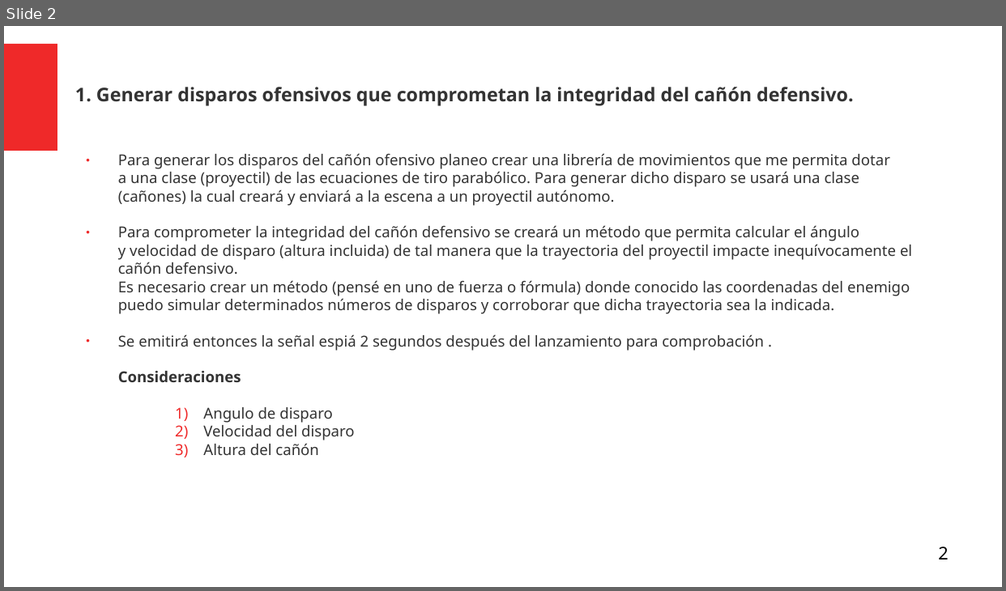
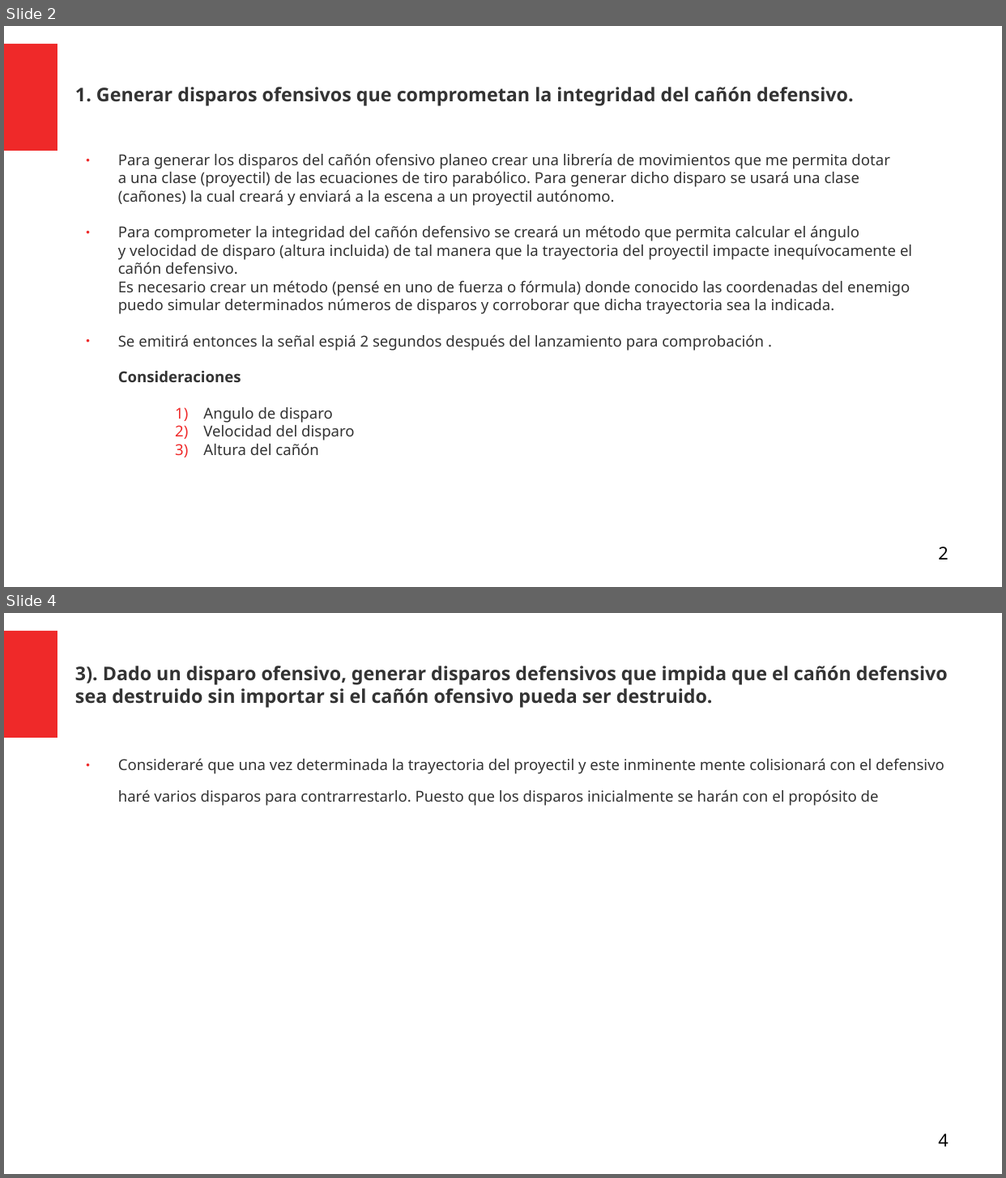
Before and after one commit to Julian-guillermo-zapata-rugeles/parcial-3, a slide deck: Analisis_Problema_Editable.odp. Shown one above the other, each under a label of ours: slide 2 before the commit, slides 2 and 4 after it; the slides between them are not shown. The pictures are 1006x591 and 1006x1178 pixels, drawn with LibreOffice and Linux fonts; fonts in the diff are those of the drawing. Boxes give left, top, right and bottom in pixels: in the first picture for what was removed or moved away, otherwise in the second. Text is boxed around its words. In the diff, an @@ line names an element or a change of style, - is before the commit and + after.

```diff
--- a/Analisis_Problema_Editable.odp
+++ b/Analisis_Problema_Editable.odp
@@ slide 4 added at (4,613,1002,1174), background #FFFFFF; not listed: 1 template element that a slide beside it also shows @@
@@ title added at (75,666,948,708), 15 pt, text #333333, bold @@
+3). Dado un disparo ofensivo, generar disparos defensivos que impida que el cañón defensivo
+sea destruido sin importar si el cañón ofensivo pueda ser destruido.
@@ text added at (118,758,944,806), 12 pt, text #333333 @@
+● Consideraré que una vez determinada la trayectoria del proyectil y este inminente mente colisionará con el defensivo
+haré varios disparos para contrarrestarlo. Puesto que los disparos inicialmente se harán con el propósito de
@@ page number added at (938,1134,948,1147), 14 pt, text #000000 @@
+4
```
Also in this commit, not shown: 1 slide changed.
